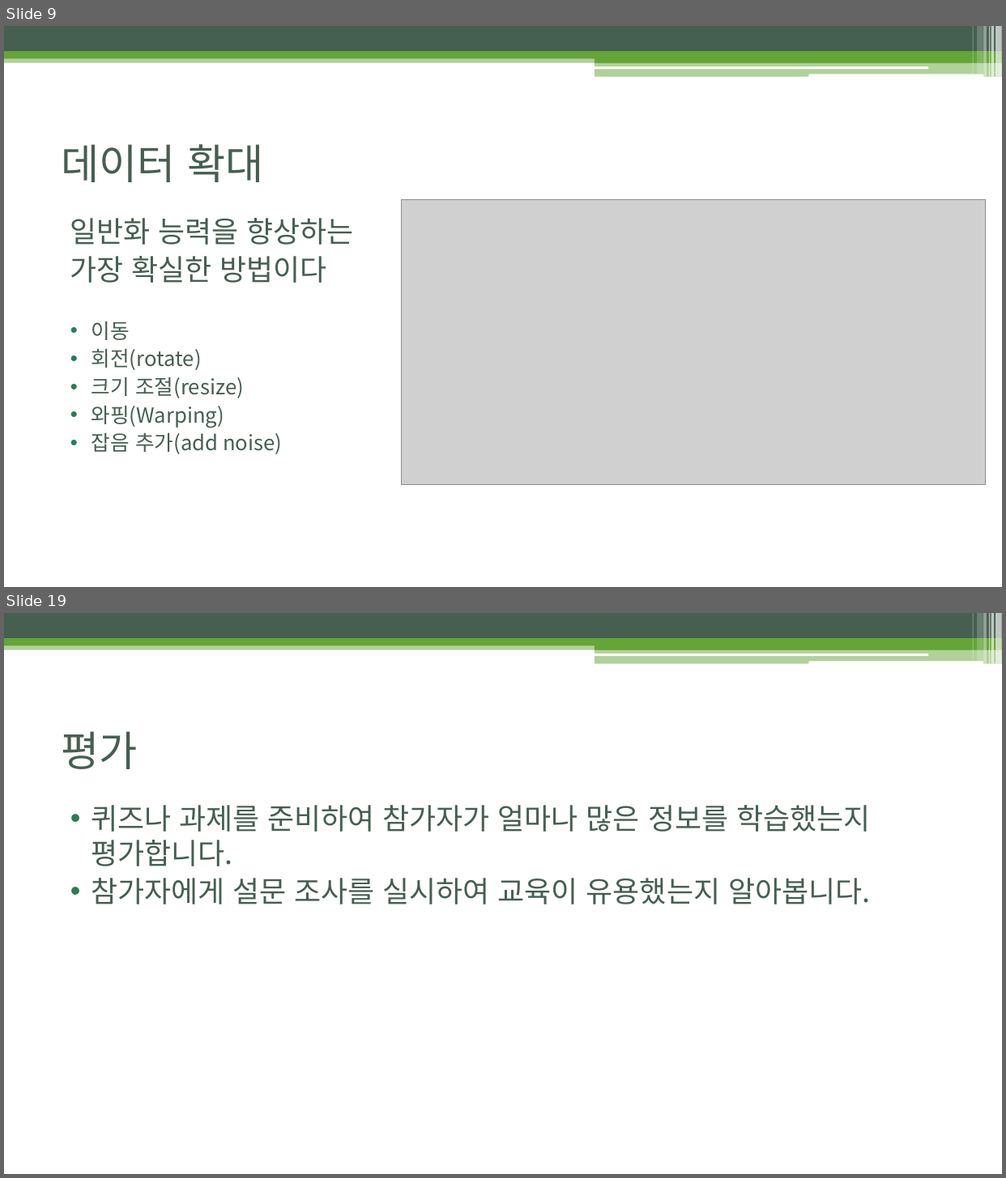
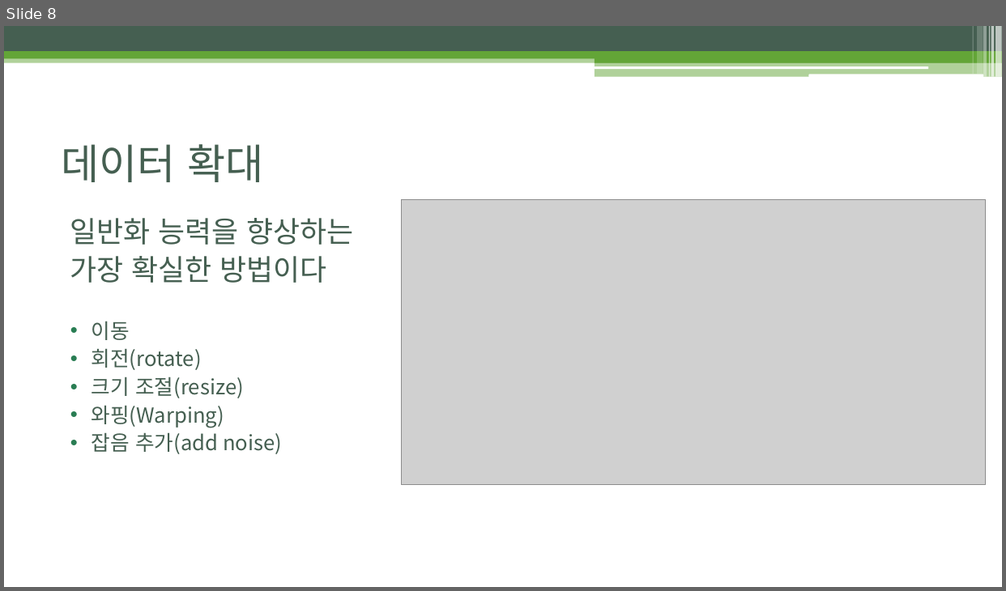
Before and after one commit to BLINK-ONCE/Storage, a slide deck: files/ppt/5.2.2, 5.3 Regularization, Hyperparameters, Validation Sets,.pptx. Shown one above the other, each under a label of ours: slides 9 and 19 before the commit, slide 8 after it; the slides between them are not shown. The pictures are 1006x1178 and 1006x591 pixels, drawn with LibreOffice and Linux fonts; fonts in the diff are those of the drawing; grey boxes stand for pictures. Boxes give left, top, right and bottom in pixels: in the first picture for what was removed or moved away, otherwise in the second. Text is boxed around its words. In the diff, an @@ line names an element or a change of style, - is before the commit and + after.

```diff
--- a/files/ppt/5.2.2, 5.3 Regularization, Hyperparameters, Validation Sets,.pptx
+++ b/files/ppt/5.2.2, 5.3 Regularization, Hyperparameters, Validation Sets,.pptx
@@ slide 19 removed at <box>4,613,1002,1174</box>, background #FFFFFF; not listed: 13 template elements that a slide beside it also shows @@
@@ title removed at <box>62,731,138,769</box> @@
-평가
@@ text removed at <box>91,805,870,905</box> @@
-• 퀴즈나 과제를 준비하여 참가자가 얼마나 많은 정보를 학습했는지 평가합니다.
-• 참가자에게 설문 조사를 실시하여 교육이 유용했는지 알아봅니다.
@@ what was slide 9 is now slide 8 @@
```
Also in this commit, not shown: 2 slides changed, 10 slides added, 10 other slides removed.
